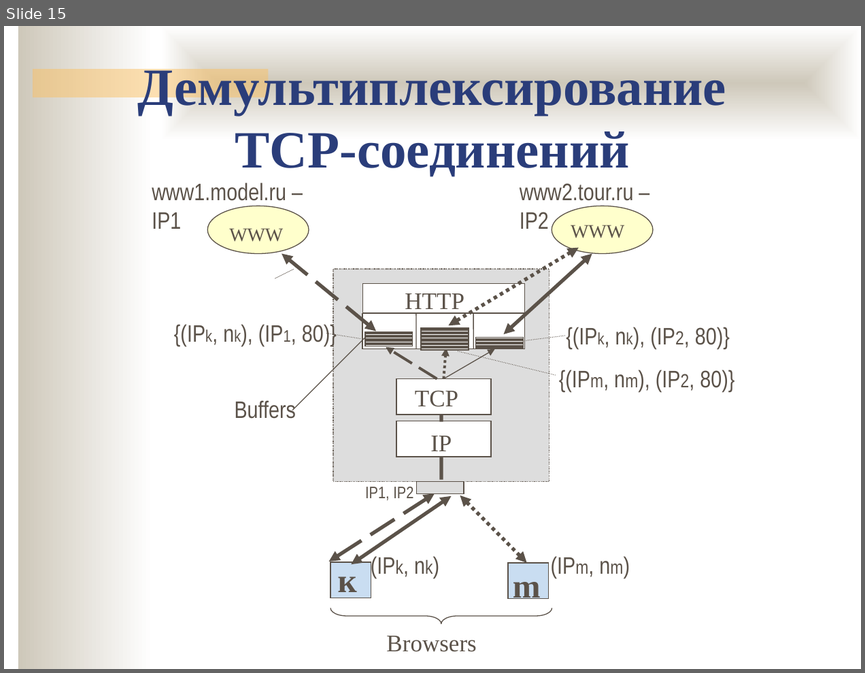
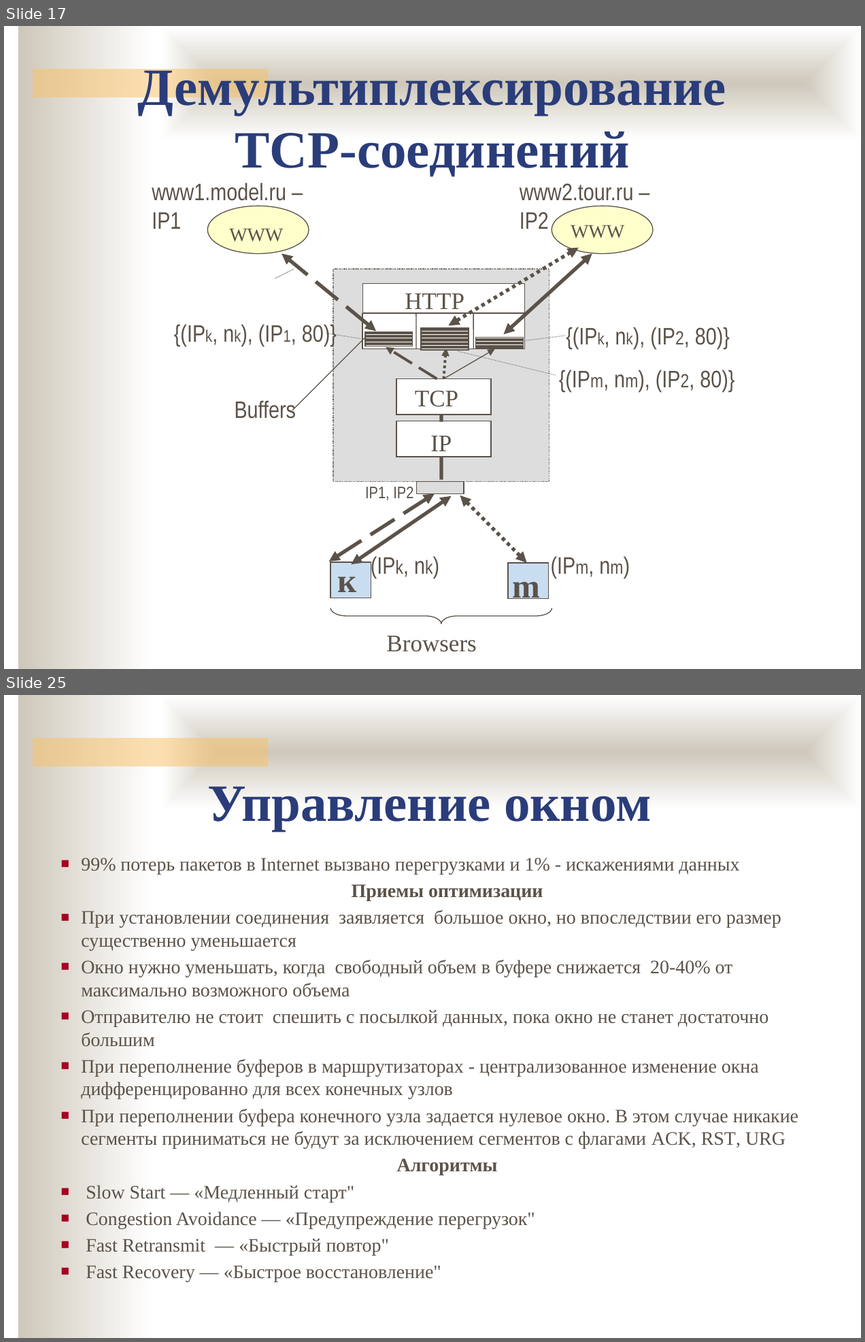
Before and after one commit to ukoloff/nets, a slide deck: lecture/11.pptx. Shown one above the other, each under a label of ours: slide 15 before the commit, slides 17 and 25 after it; the slides between them are not shown. The pictures are 865x673 and 865x1342 pixels, drawn with LibreOffice and Linux fonts; fonts in the diff are those of the drawing; background and template pictures are left out. Boxes give left, top, right and bottom in pixels: in the first picture for what was removed or moved away, otherwise in the second. Text is boxed around its words. In the diff, an @@ line names an element or a change of style, - is before the commit and + after.

```diff
--- a/lecture/11.pptx
+++ b/lecture/11.pptx
@@ slide 25 added at bbox=[4, 695, 861, 1338], background #FFFFFF; not listed: 3 template elements that a slide beside it also shows @@
@@ text added at bbox=[207, 786, 651, 831], 44 pt, text #2A3D7A, bold @@
+Управление окном
@@ text added at bbox=[81, 858, 798, 1282], 16 pt, text #5B5249 @@
+■ 99% потерь пакетов в Internet вызвано перегрузками и 1% - искажениями данных
+Приемы оптимизации
+■ При установлении соединения заявляется большое окно, но впоследствии его размер существенно уменьшается
+■ Окно нужно уменьшать, когда свободный объем в буфере снижается 20-40% от максимально возможного объема
+■ Отправителю не стоит спешить с посылкой данных, пока окно не станет достаточно большим
+■ При переполнение буферов в маршрутизаторах - централизованное изменение окна дифференцированно для всех конечных узлов
+■ При переполнении буфера конечного узла задается нулевое окно. В этом случае никакие сегменты приниматься не будут за исключением сегментов с флагами ACK, RST, URG
+Алгоритмы
+■ Slow Start — «Медленный старт"
+■ Congestion Avoidance — «Предупреждение перегрузок"
+■ Fast Retransmit — «Быстрый повтор"
+■ Fast Recovery — «Быстрое восстановление"
@@ what was slide 15 is now slide 17 @@
```
Also in this commit, not shown: 3 slides changed, 11 other slides added.
